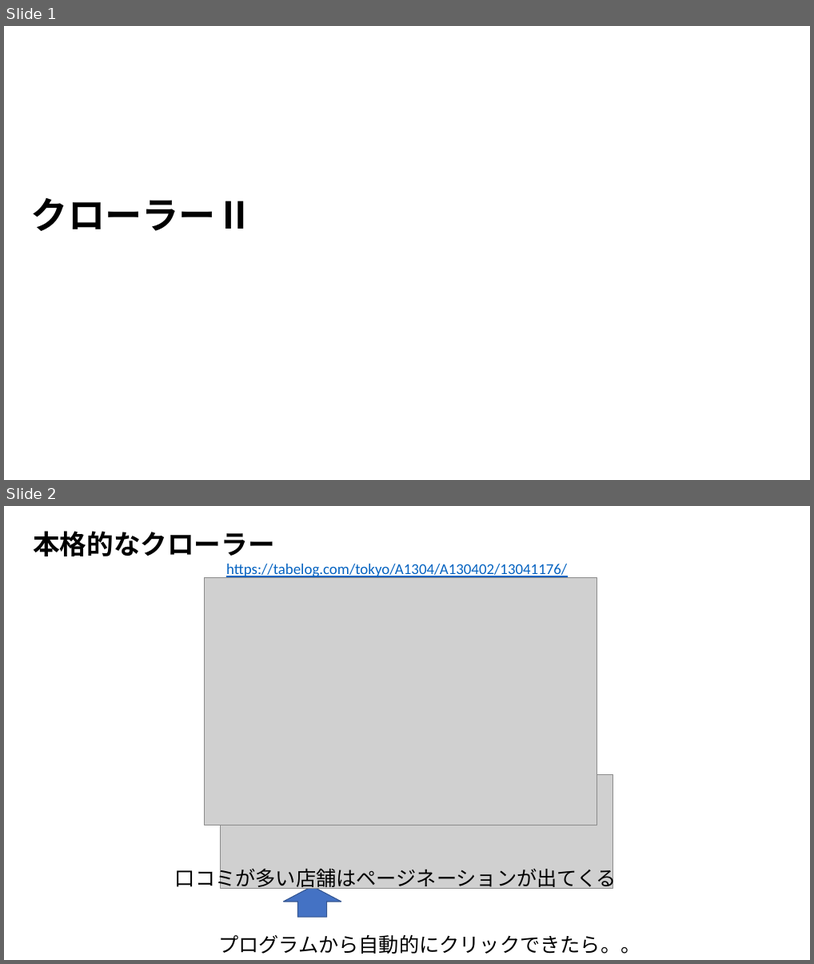
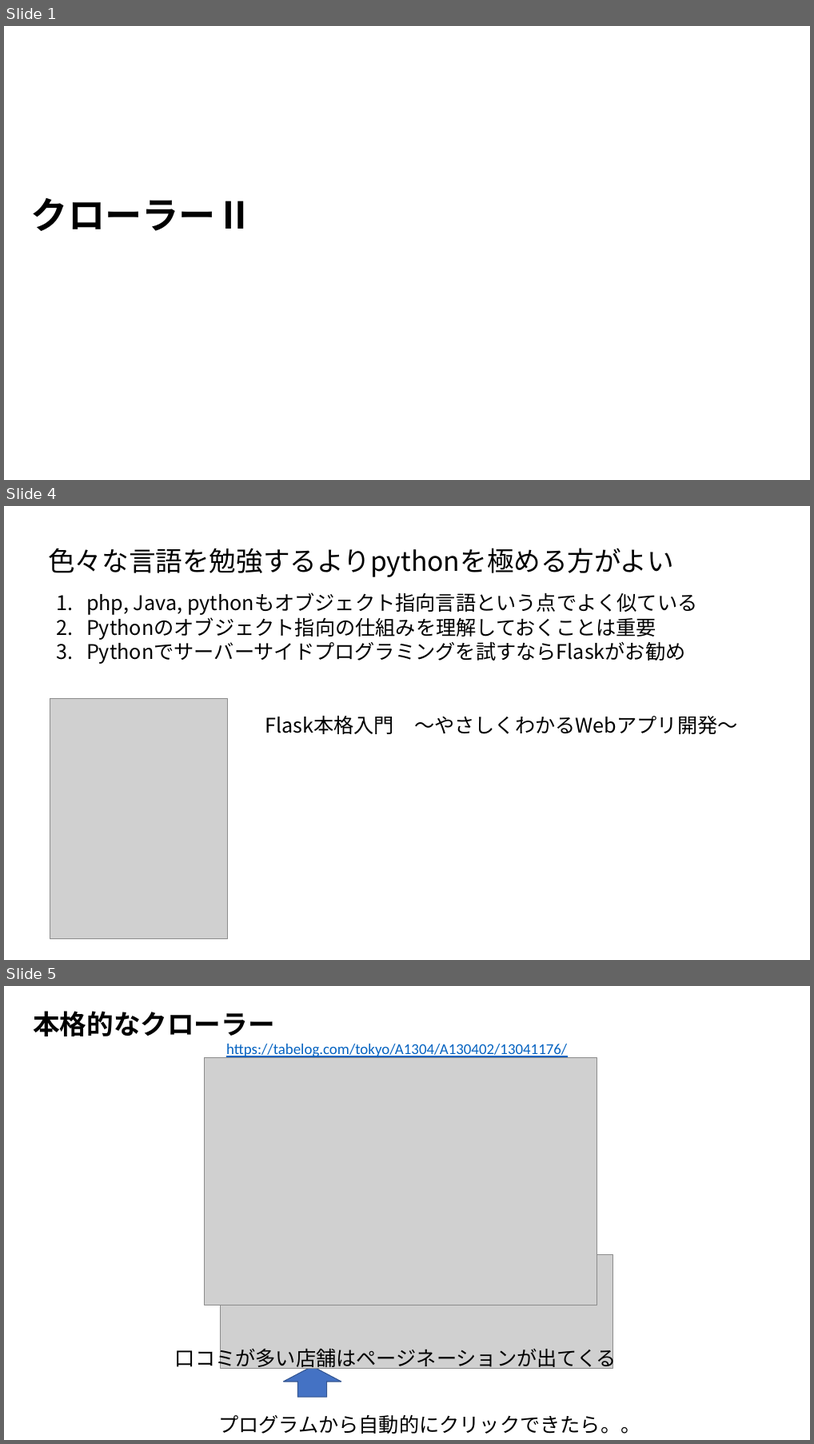
Before and after one commit to ueharaLab/bigdata4_scraper, a slide deck: bigdata4 scraper.pptx. Shown one above the other, each under a label of ours: slides 1 and 2 before the commit, slides 1, 4 and 5 after it; the slides between them are not shown. The pictures are 814x964 and 814x1444 pixels, drawn with LibreOffice and Linux fonts; fonts in the diff are those of the drawing; grey boxes stand for pictures. Boxes give left, top, right and bottom in pixels: in the first picture for what was removed or moved away, otherwise in the second. Text is boxed around its words. In the diff, an @@ line names an element or a change of style, - is before the commit and + after.

```diff
--- a/bigdata4 scraper.pptx
+++ b/bigdata4 scraper.pptx
@@ slide 4 added at (x1=4, y1=506, x2=810, y2=960), background #FFFFFF @@
@@ text added at (x1=48, y1=548, x2=674, y2=577), 32 pt, text #000000 @@
+色々な言語を勉強するよりpythonを極める方がよい
@@ text added at (x1=86, y1=592, x2=698, y2=664), 24 pt, text #000000 @@
+1. php, Java, pythonもオブジェクト指向言語という点でよく似ている
+2. Pythonのオブジェクト指向の仕組みを理解しておくことは重要
+3. Pythonでサーバーサイドプログラミングを試すならFlaskがお勧め
@@ picture added at (x1=50, y1=698, x2=228, y2=939) @@
@@ text added at (x1=265, y1=716, x2=738, y2=734), 24 pt, text #000000 @@
+Flask本格入門 ～やさしくわかるWebアプリ開発～
@@ what was slide 2 is now slide 5 @@
```
Also in this commit, not shown: 8 slides changed, 3 other slides added, 3 other files.
